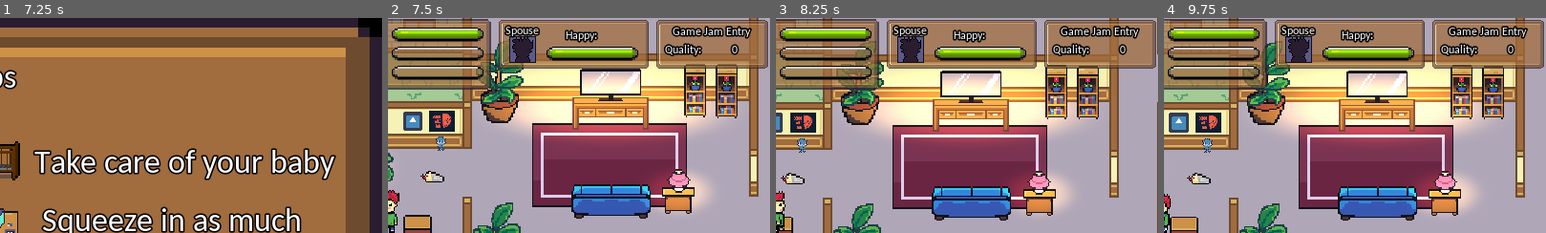
Above: before the commit, frames 1-4 (left to right).
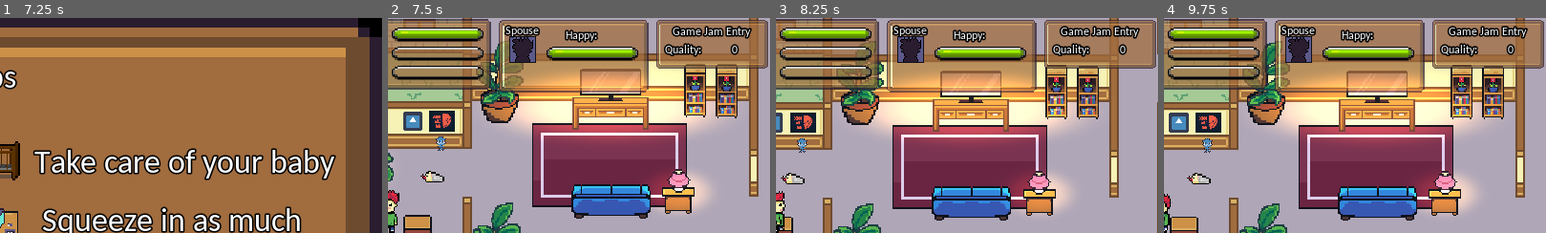
Above: after the commit, the same moments.

Repository: kevinms/godot-wild-jam-24
Game: Godot game, scene res://MainMenu.tscn
The game is run twice, just before and just after one commit, with the same random seed, the same clock (stepped at 60 frames per second) and the same inputs. The engine's default icon, where the game draws it, is replaced by a stand-in: a white triangle on a blue panel in a dark square. Sound files missing from this copy of the repository are replaced by a short silence.
Inputs (mouse positions are % of the whole screen's width and height, from its top left):
- Up to frame 1 (7.25 s): click "New Game" at 0.5 s; click "Continue" at 1.25 s; click (66, 56) at 2.02 s; type "Alex" at 2.1 s; click "Confirm" at 2.75 s; click (71, 55) at 3.52 s; type "Alex" at 3.6 s; click "Confirm" at 4.25 s; click (50, 64) at 5.02 s; type "Alex" at 5.1 s; click "Confirm" at 5.75 s; click "Continue" at 6.5 s
- Up to frame 2 (7.5 s): click "Play!" at 7.25 s
- Up to frame 3 (8.25 s): tap Enter (ui_accept) at 8 s; hold Right (ui_right) from 8.03 s (still down); tap Shift at 8.1 s
- Up to frame 4 (9.75 s): tap Enter (ui_accept) at 8.27, 8.75, 9.02, 9.5 s; tap Ctrl at 8.85 s; release Right (ui_right) at 9.53 s; hold Left (ui_left) from 9.53 s (still down); tap Alt at 9.6 s
The pictures show only the part of the screen within x 50-100%, y 0-50%; the shares and areas given below are measured in that part.

Frame 1 is identical in both runs. In frame 2, 6.2% of the frame differs, in the area x 29-69%, y 0-35%; in frame 3, 6.0%; in frame 4, 6.1%.

Commit message:
Spouse help text in UI.

Diff:
--- a/UI/SpousePanel.gd
+++ b/UI/SpousePanel.gd
@@ -9,6 +9,20 @@
 
 	if spouse_might_leave:
 		$EndPanel/Value.text = "%.2f" % $SpouseLeavingTime.time_left
+
+	$Help.text = get_help_text()
+
+func get_help_text() -> String:
+	var msg = ""
+
+	var count = get_tree().get_nodes_in_group("trash").size()
+	if count > 0:
+		msg += "Unhappy with %d pieces of trash.\n" % [count]
+
+	if !baby.is_happy():
+		msg += "Unhappy with baby crying."
+
+	return msg
 
 func _on_Timer_timeout():
 	# Check for trash
--- a/UI/StatsPanel.tscn
+++ b/UI/StatsPanel.tscn
@@ -30,6 +30,13 @@
 outline_color = Color( 0, 0, 0, 1 )
 font_data = ExtResource( 2 )
 
+[sub_resource type="DynamicFont" id=4]
+size = 6
+outline_size = 1
+outline_color = Color( 0, 0, 0, 1 )
+extra_spacing_bottom = -2
+font_data = ExtResource( 2 )
+
 [node name="StatsPanel" type="Position2D"]
 
 [node name="TimePanel" type="Node2D" parent="."]
@@ -347,10 +354,8 @@
 
 [node name="NinePatchRect" type="NinePatchRect" parent="SpousePanel"]
 modulate = Color( 1, 1, 1, 0.737255 )
-margin_left = 0.448107
-margin_top = 0.362992
-margin_right = 101.448
-margin_bottom = 33.363
+margin_right = 101.0
+margin_bottom = 49.0
 texture = ExtResource( 3 )
 patch_margin_left = 5
 patch_margin_top = 5
@@ -394,12 +399,25 @@
 margin_bottom = 30.9898
 flatline = 0.0
 
+[node name="Help" type="Label" parent="SpousePanel"]
+margin_left = 0.326996
+margin_top = 30.596
+margin_right = 103.327
+margin_bottom = 38.596
+custom_fonts/font = SubResource( 4 )
+text = "Unhappy with 3 pieces of trash.
+Unhappy with baby crying."
+align = 1
+__meta__ = {
+"_edit_use_anchors_": false
+}
+
 [node name="SpouseLeavingTime" type="Timer" parent="SpousePanel"]
 wait_time = 20.0
 one_shot = true
 
 [node name="EndPanel" type="Node2D" parent="SpousePanel"]
-position = Vector2( 0.163483, 0.423468 )
+position = Vector2( 0.739411, 15.8539 )
 
 [node name="NinePatchRect2" type="NinePatchRect" parent="SpousePanel/EndPanel"]
 modulate = Color( 1, 1, 1, 0.737255 )
Not shown: 1 places in UI/StatsPanel.tscn that only renumber resources
